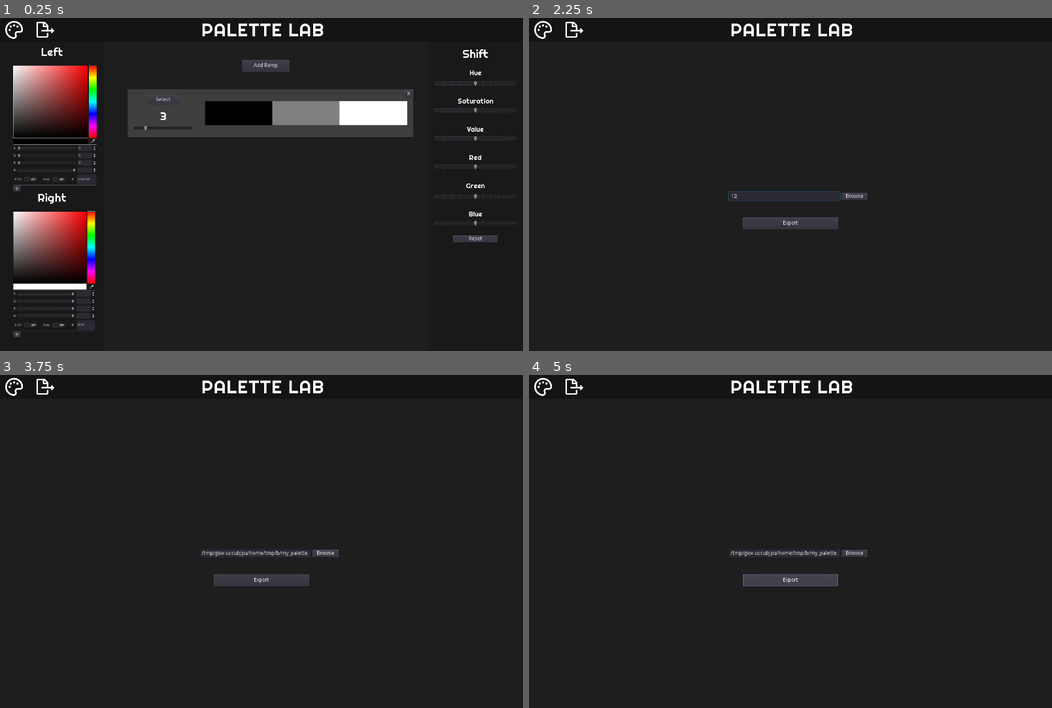
Above: before the commit, frames 1-4 (two rows, left to right).
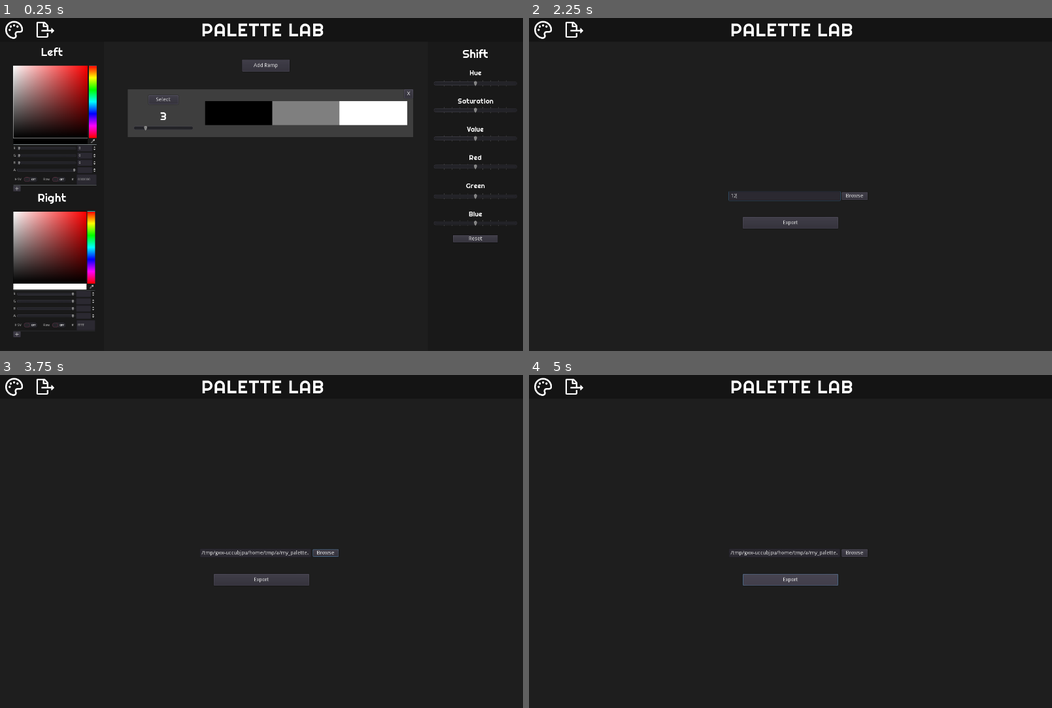
Above: after the commit, the same moments.

Repository: pbzona/palette_lab
Game: Godot game, scene res://src/Main.tscn
Two runs of this game, one before a commit and one after it. Both use one fixed random seed, a clock stepped at 60 frames per second and the inputs below.
Inputs (mouse positions are in pixels of both pictures, inside the frame that each line leads up to):
- Up to frame 1 (0.25 s): no input
- Up to frame 2 (2.25 s): click (544, 31) at 0.5 s; click (576, 31) at 1.25 s; click (785, 197) at 2.02 s; type "12" at 2.1 s
- Up to frame 3 (3.75 s): click "Browse" at 2.75 s; click "OK" at 3.5 s
- Up to frame 4 (5 s): click "Export" at 4.25 s

The runs differ from the first frame. In frame 2, 0.1% of the frame differs, in the area x 38-65%, y 52-64%; in frame 3, 0.2%; in frame 4, 0.2%.

Commit message:
Remove redundant script

Diff:
--- a/src/workspaces/Container.gd
+++ /dev/null
@@ -1,7 +0,0 @@
-extends TabContainer
-
-func _ready():
-	margin_top = 0
-	margin_bottom = 0
-	margin_right = 0
-	margin_left = 0
--- a/src/workspaces/Workspace.tscn
+++ b/src/workspaces/Workspace.tscn
@@ -1,7 +1,6 @@
-[gd_scene load_steps=6 format=2]
+[gd_scene load_steps=5 format=2]
 
 [ext_resource path="res://src/workspaces/Create.tscn" type="PackedScene" id=1]
-[ext_resource path="res://src/workspaces/Container.gd" type="Script" id=2]
 [ext_resource path="res://src/workspaces/Workspace.gd" type="Script" id=3]
 [ext_resource path="res://src/workspaces/Export.tscn" type="PackedScene" id=4]
 
@@ -38,7 +37,6 @@
 margin_bottom = -6.10352e-05
 custom_styles/panel = SubResource( 1 )
 tabs_visible = false
-script = ExtResource( 2 )
 __meta__ = {
 "_edit_use_anchors_": false
 }
